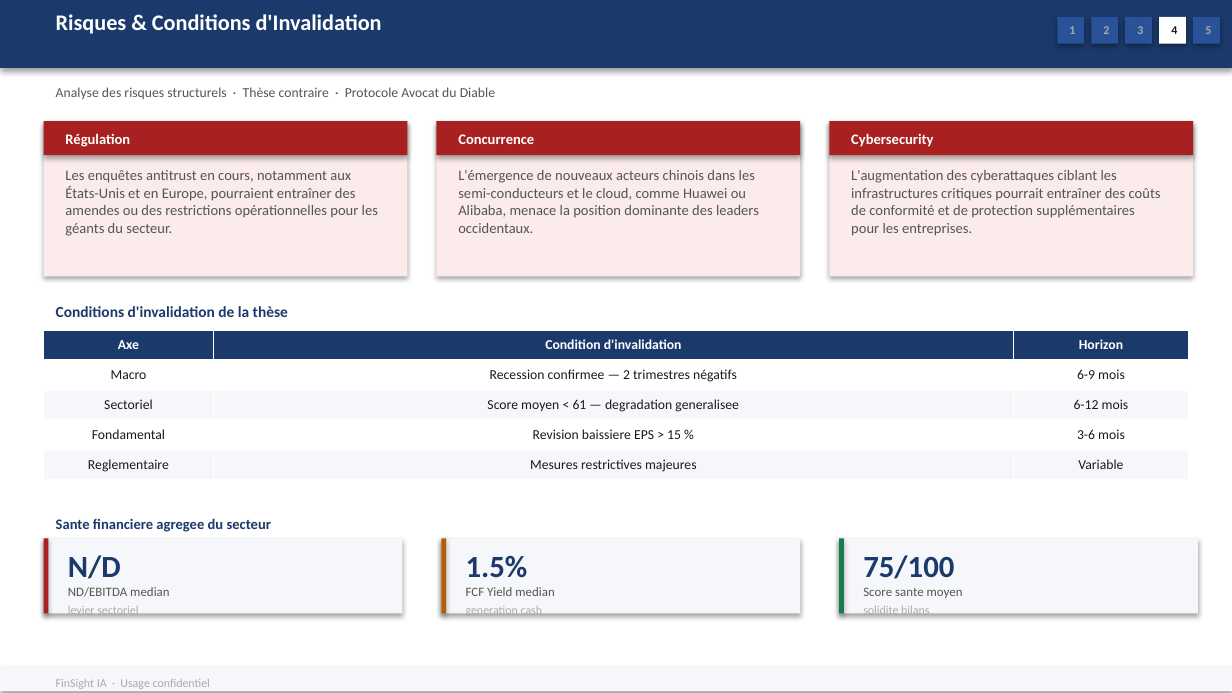
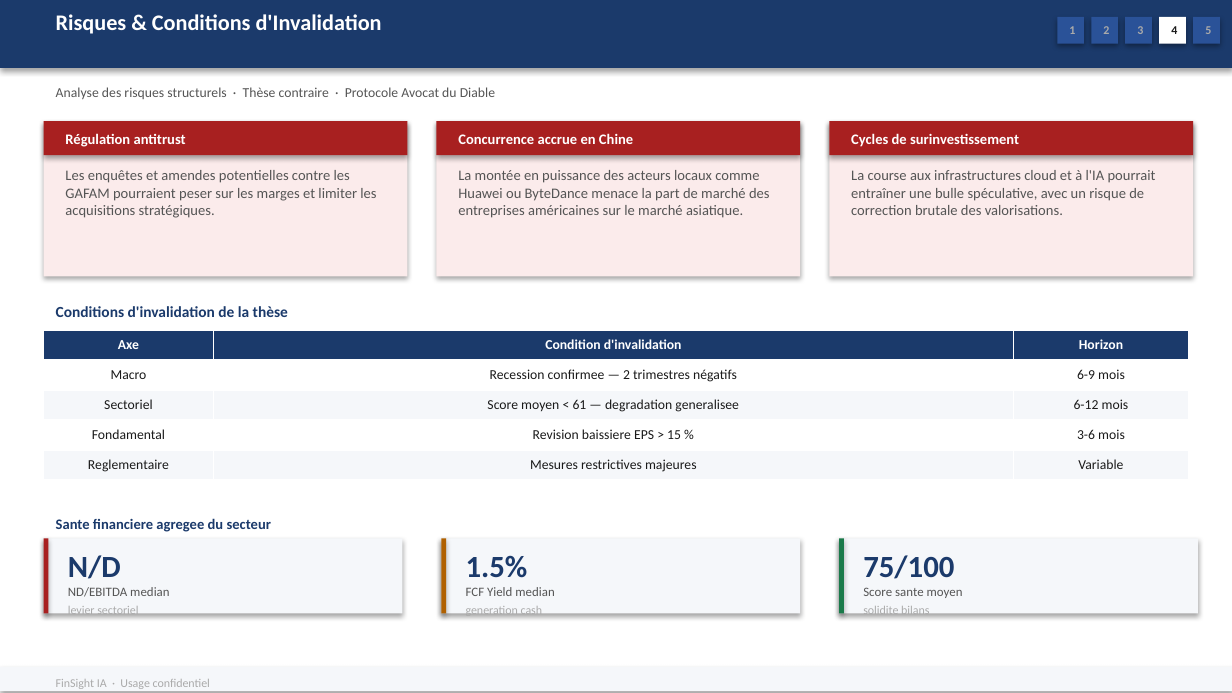
Before and after one commit to baptistejeh07-art/finsight-ia, a slide deck: slide 17 of preview/secteur_Technology_S&P_500/secteur_Technology_S&P_500.pptx. Drawn at 1232x693 pixels with LibreOffice and Linux fonts; fonts in the diff are those of the drawing. Boxes give left, top, right and bottom in pixels: in the first picture for what was removed or moved away, otherwise in the second. Text is boxed around its words. In the diff, an @@ line names an element or a change of style, - is before the commit and + after.

Commit message:
chore(preview): secteur_Technology_S&P_500 outputs regeneres

```diff
--- a/preview/secteur_Technology_S&P_500/secteur_Technology_S&P_500.pptx
+++ b/preview/secteur_Technology_S&P_500/secteur_Technology_S&P_500.pptx
@@ text at (65,133,186,147): text changed @@
-Régulation
+Régulation antitrust
@@ text at (458,133,633,144): text changed @@
-Concurrence
+Concurrence accrue en Chine
@@ text at (851,133,1019,147): text changed @@
-Cybersecurity
+Cycles de surinvestissement
@@ text at (65,170,376,218): text changed @@
-Les enquêtes antitrust en cours, notamment aux États-Unis et en Europe, pourraient entraîner des amendes ou des restrictions opérationnelles pour les géants du secteur.
+Les enquêtes et amendes potentielles contre les GAFAM pourraient peser sur les marges et limiter les acquisitions stratégiques.
@@ text at (458,170,770,218): text changed @@
-L'émergence de nouveaux acteurs chinois dans les semi-conducteurs et le cloud, comme Huawei ou Alibaba, menace la position dominante des leaders occidentaux.
+La montée en puissance des acteurs locaux comme Huawei ou ByteDance menace la part de marché des entreprises américaines sur le marché asiatique.
@@ text at (851,170,1156,215): text changed @@
-L'augmentation des cyberattaques ciblant les infrastructures critiques pourrait entraîner des coûts de conformité et de protection supplémentaires pour les entreprises.
+La course aux infrastructures cloud et à l'IA pourrait entraîner une bulle spéculative, avec un risque de correction brutale des valorisations.
```
Also in this commit, not shown: 5 other slides changed, 2 other files.
